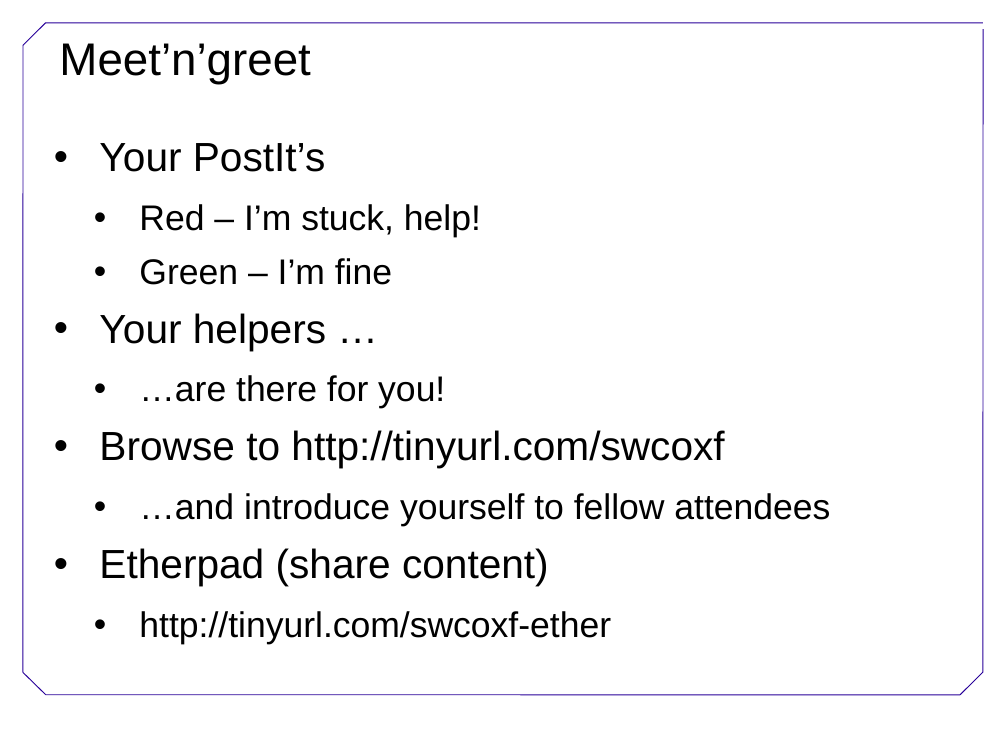
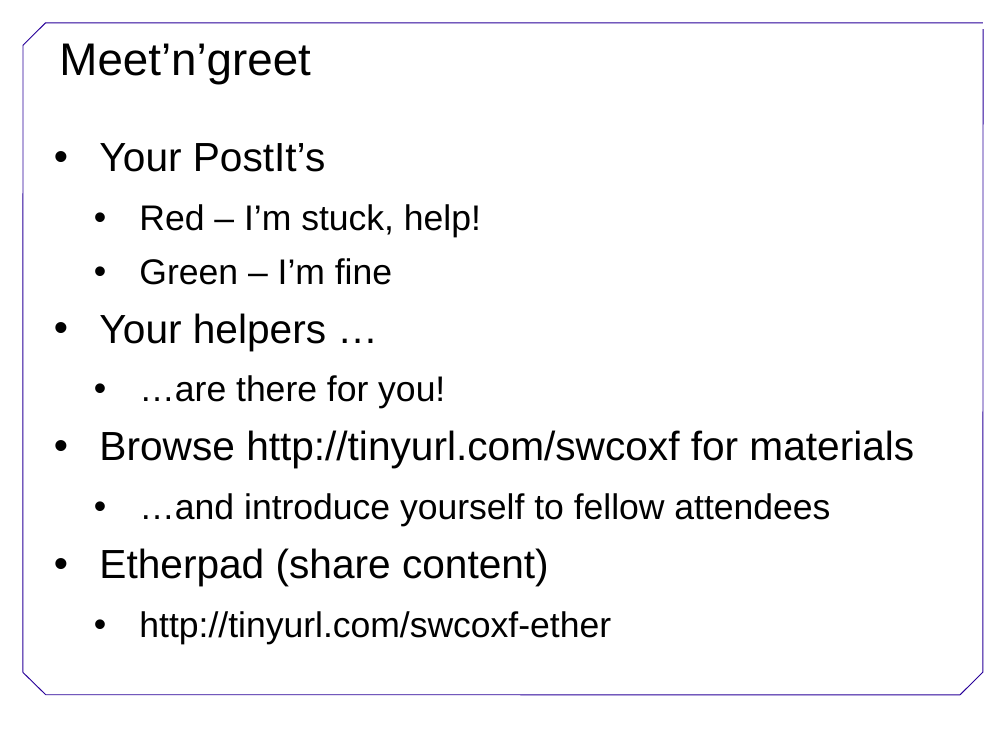
Before and after one commit to swcarpentry/DEPRECATED-boot-camps, a slide deck: slide 7 of Welcome.ppt. Drawn at 1008x756 pixels with LibreOffice and Linux fonts; fonts in the diff are those of the drawing; background and template pictures are left out. Boxes give left, top, right and bottom in pixels: in the first picture for what was removed or moved away, otherwise in the second. Text is boxed around its words. In the diff, an @@ line names an element or a change of style, - is before the commit and + after.

Commit message:
A better merge of the welcome slides - I missed one of Mario's changes.

```diff
--- a/Welcome.ppt
+++ b/Welcome.ppt
@@ text at bbox=[99, 430, 914, 468]: text changed @@
-• Browse to http://tinyurl.com/swcoxf
+• Browse http://tinyurl.com/swcoxf for materials
```
Also in this commit, not shown: 1 other file.
